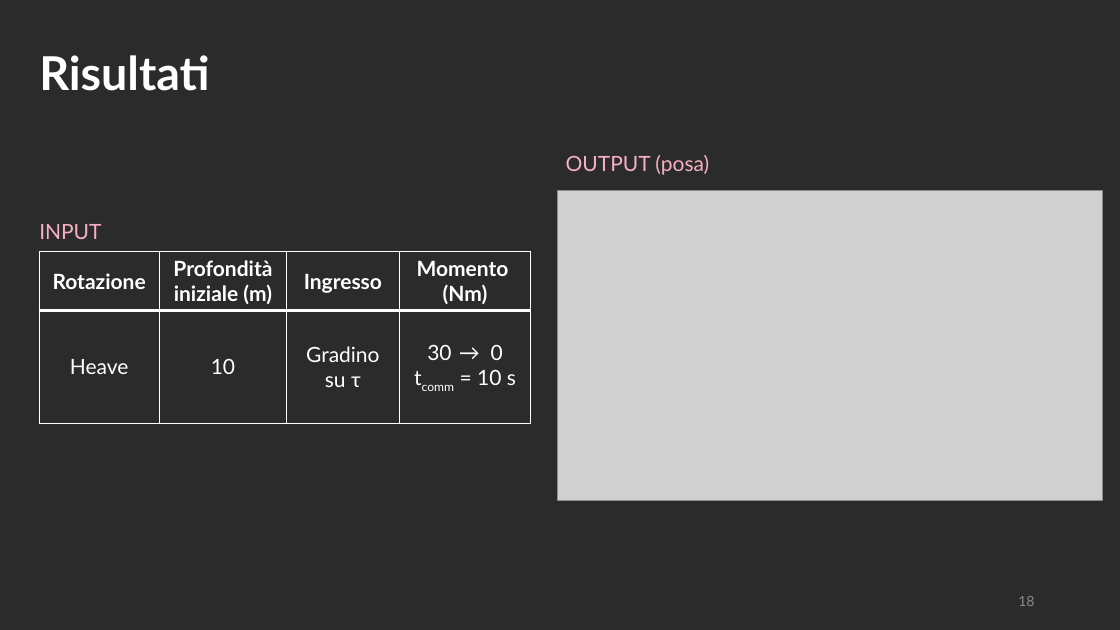
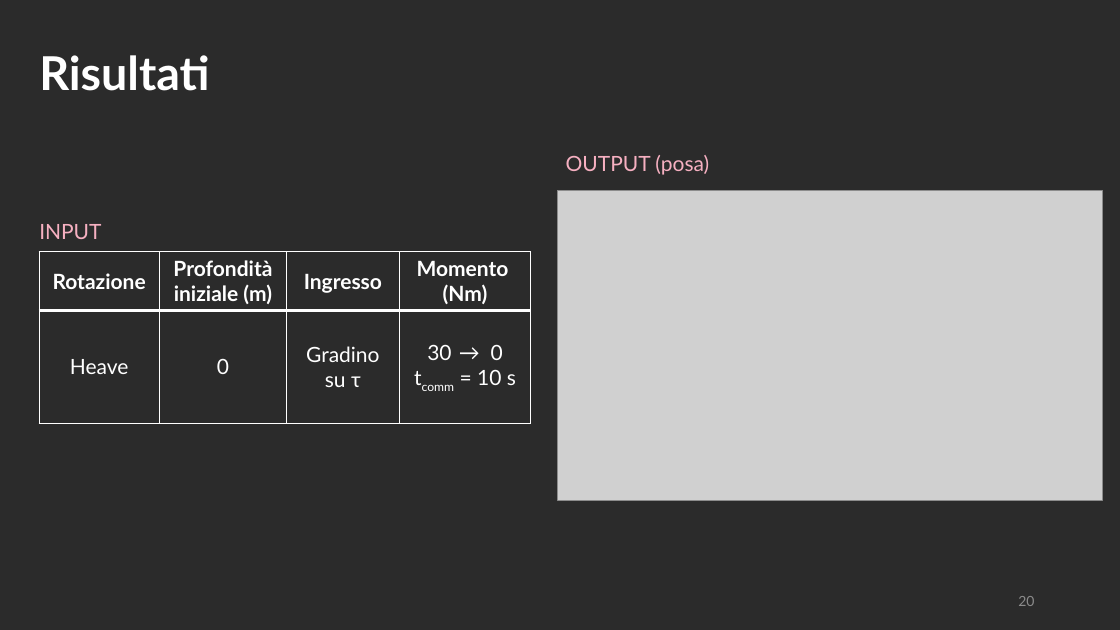
Before and after one commit to polifab/Subacquei_modello, a slide deck: slide 20 of presentazione.pptx (slide 18 before the commit). Drawn at 1120x630 pixels with LibreOffice and Linux fonts; fonts in the diff are those of the drawing; grey boxes stand for pictures; background and template pictures are left out; a plain dark background stands for a picture behind light text. Boxes give left, top, right and bottom in pixels: in the first picture for what was removed or moved away, otherwise in the second. Text is boxed around its words. In the diff, an @@ line names an element or a change of style, - is before the commit and + after.

```diff
--- a/presentazione.pptx
+++ b/presentazione.pptx
@@ table at (x1=39, y1=252, x2=532, y2=445) @@
-row 2, column 2: 10
+row 2, column 2: 0
@@ page number at (x1=1018, y1=596, x2=1034, y2=606): text changed @@
-18
+20
```
Also in this commit, not shown: 4 other slides changed, 2 slides added, 2 other files.
